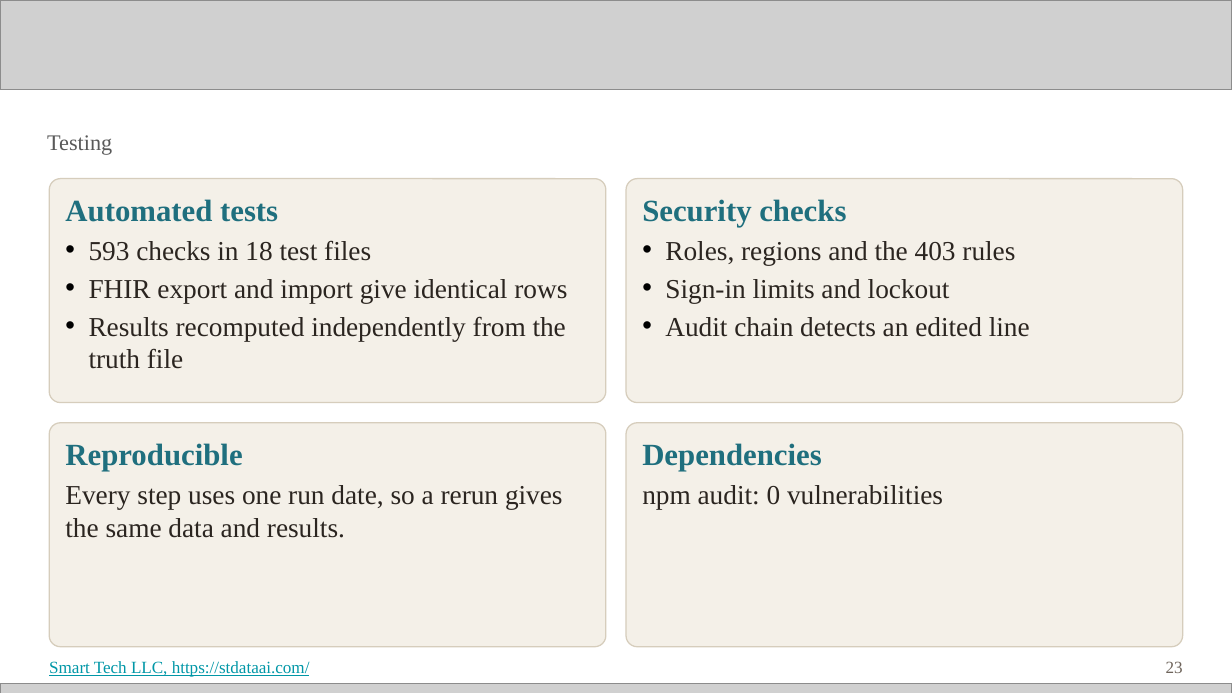
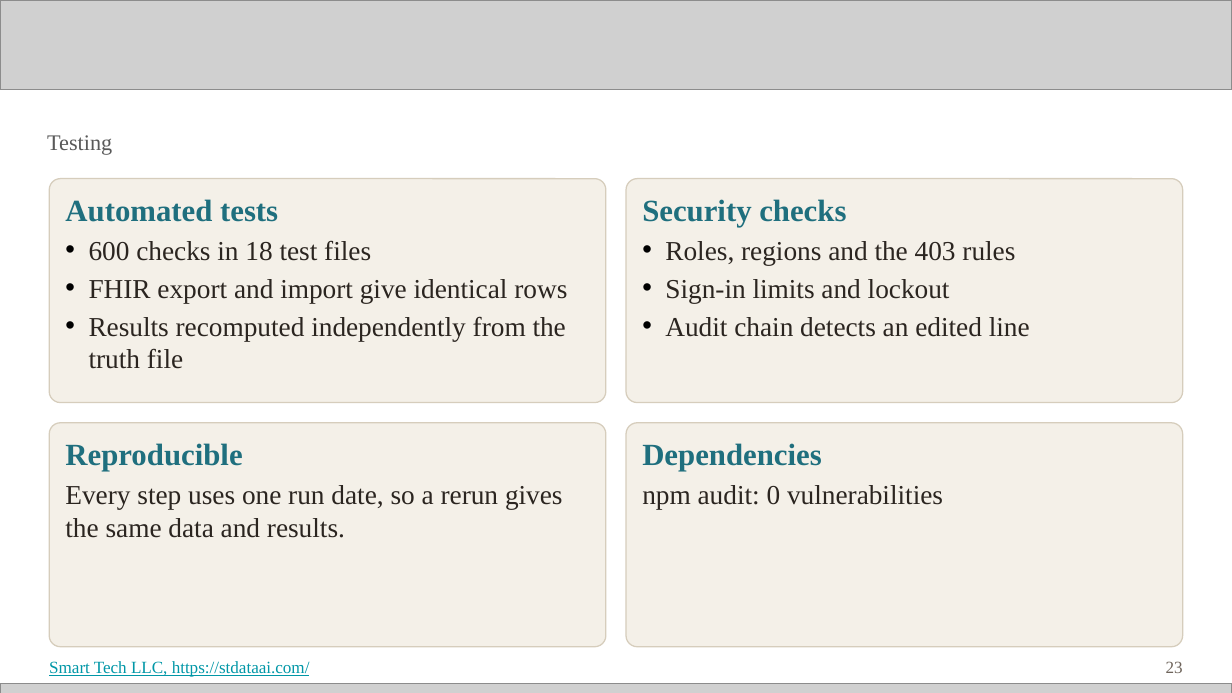
Before and after one commit to Smarttechk/Hack2Skill_Precision-Prevention, a slide deck: slide 23 of docs/Technical_Deck.pptx. Drawn at 1232x693 pixels with LibreOffice and Linux fonts; fonts in the diff are those of the drawing; grey boxes stand for pictures. Boxes give left, top, right and bottom in pixels: in the first picture for what was removed or moved away, otherwise in the second. Text is boxed around its words. In the diff, an @@ line names an element or a change of style, - is before the commit and + after.

```diff
--- a/docs/Technical_Deck.pptx
+++ b/docs/Technical_Deck.pptx
@@ text at bbox=[89, 240, 371, 261]: text changed @@
-• 593 checks in 18 test files
+• 600 checks in 18 test files
```
Also in this commit, not shown: 2 other slides changed, 11 other files.
